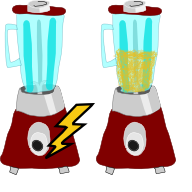
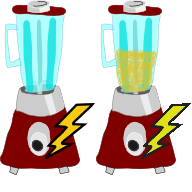
The second 192px x 192px image is a revision of the first. Changes to its layers:
painted on "licuadora.png" over [141, 103, 191, 159]
